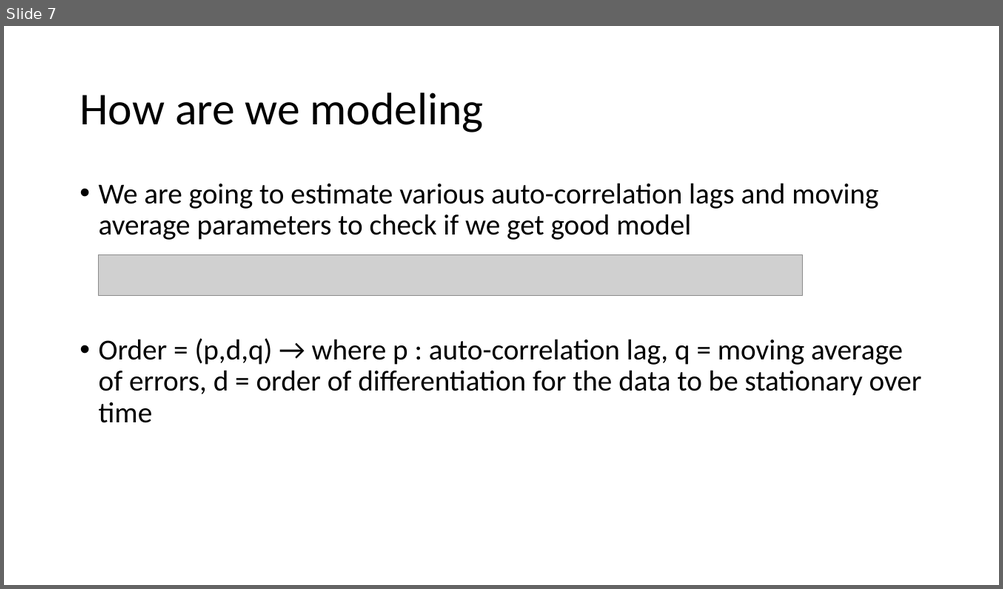
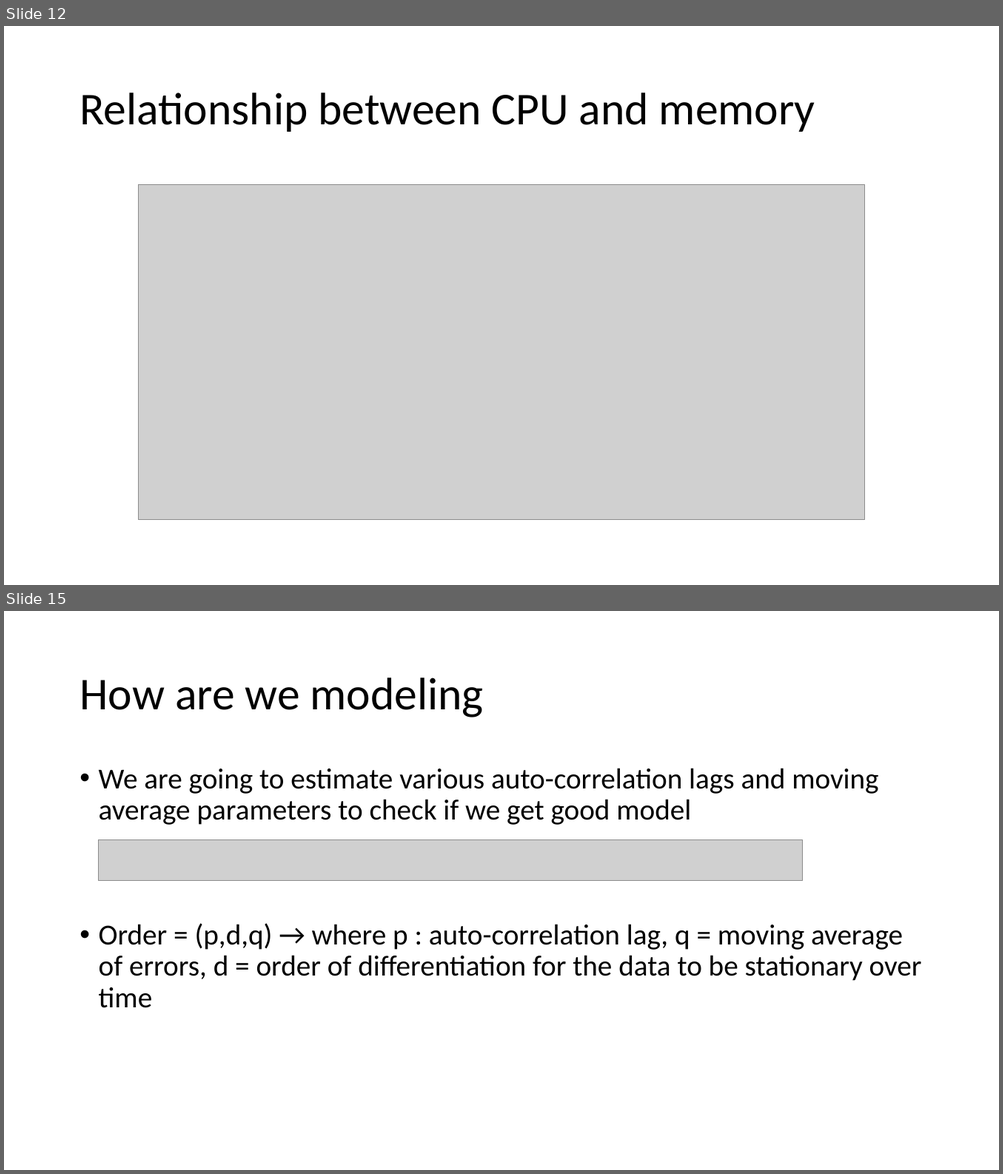
Before and after one commit to dipayan2/ARMAModel, a slide deck: ARIMAX.pptx. Shown one above the other, each under a label of ours: slide 7 before the commit, slides 12 and 15 after it; the slides between them are not shown. The pictures are 1003x589 and 1003x1174 pixels, drawn with LibreOffice and Linux fonts; fonts in the diff are those of the drawing; grey boxes stand for pictures. Boxes give left, top, right and bottom in pixels: in the first picture for what was removed or moved away, otherwise in the second. Text is boxed around its words. In the diff, an @@ line names an element or a change of style, - is before the commit and + after.

```diff
--- a/ARIMAX.pptx
+++ b/ARIMAX.pptx
@@ slide 12 added at (x1=4, y1=26, x2=999, y2=585), background #FFFFFF @@
@@ title added at (x1=79, y1=93, x2=815, y2=132), 44 pt, text #000000 @@
+Relationship between CPU and memory
@@ picture added at (x1=138, y1=185, x2=865, y2=520) @@
@@ what was slide 7 is now slide 15 @@
```
Also in this commit, not shown: 6 slides changed, 7 other slides added, 3 other files.
